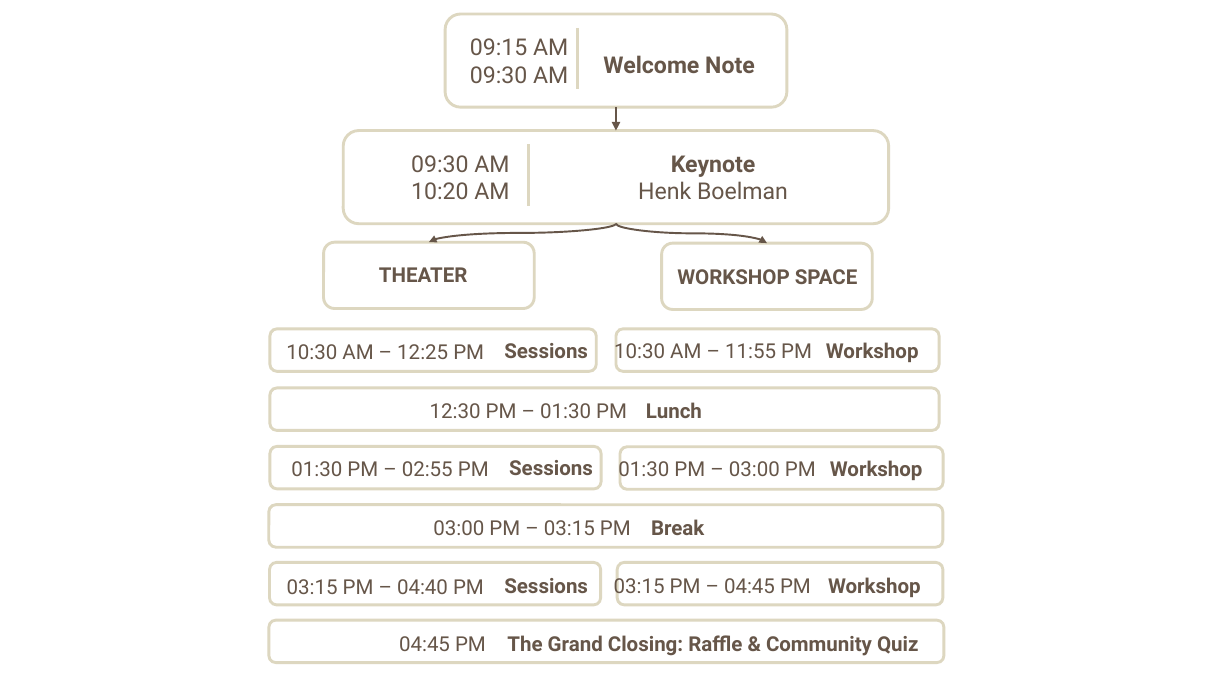
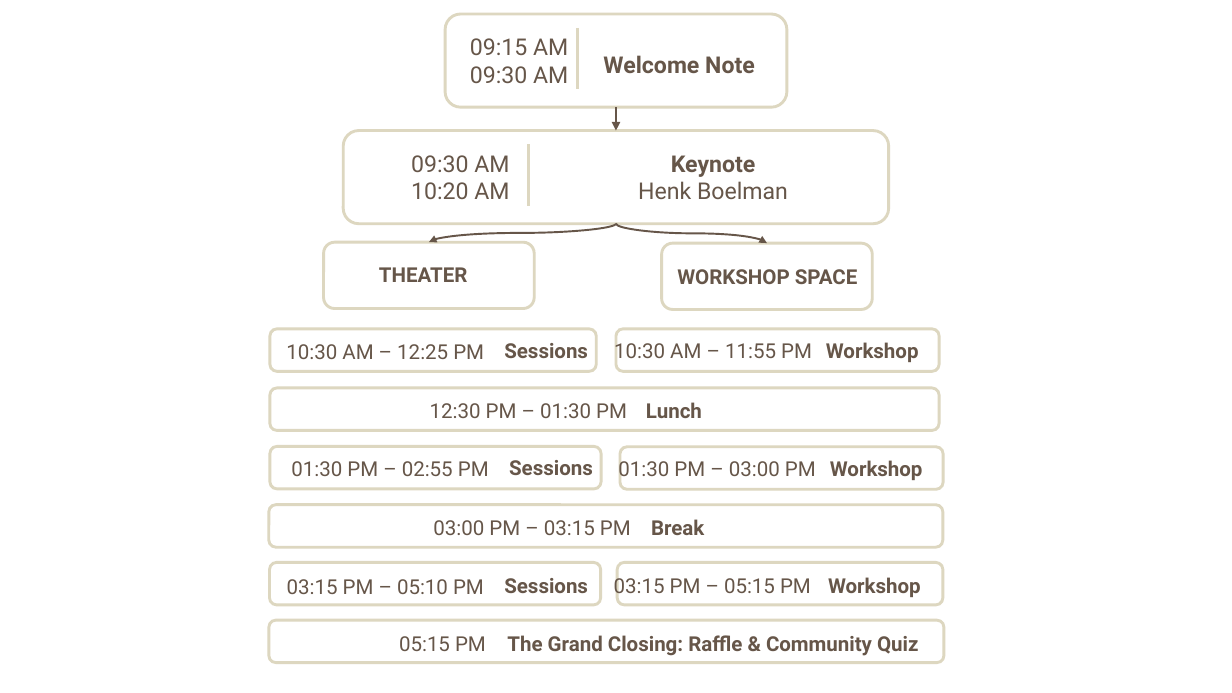
Before and after one commit to GlobalAICommunity/AgentCon, a slide deck: slide 7 of branding/wave-3/Berlin/AgentCon Template.pptx. Drawn at 1232x693 pixels with LibreOffice and Linux fonts; fonts in the diff are those of the drawing; background and template pictures are left out. Boxes give left, top, right and bottom in pixels: in the first picture for what was removed or moved away, otherwise in the second. Text is boxed around its words. In the diff, an @@ line names an element or a change of style, - is before the commit and + after.

Commit message:
Update Berlin AgentCon template PPTX
Replace/modify the AgentCon Template.pptx under branding/wave-3/Berlin. This updates the binary PowerPoint template for the Berlin wave-3 branding assets (content/layout/design changes are contained within the PPTX).

```diff
--- a/branding/wave-3/Berlin/AgentCon Template.pptx
+++ b/branding/wave-3/Berlin/AgentCon Template.pptx
@@ text at (287, 579, 484, 594): text changed @@
-03:15 PM – 04:40 PM
+03:15 PM – 05:10 PM
@@ text at (614, 574, 811, 599): text changed @@
-03:15 PM – 04:45 PM
+03:15 PM – 05:15 PM
@@ text at (399, 636, 486, 651): text changed @@
-04:45 PM
+05:15 PM
```
